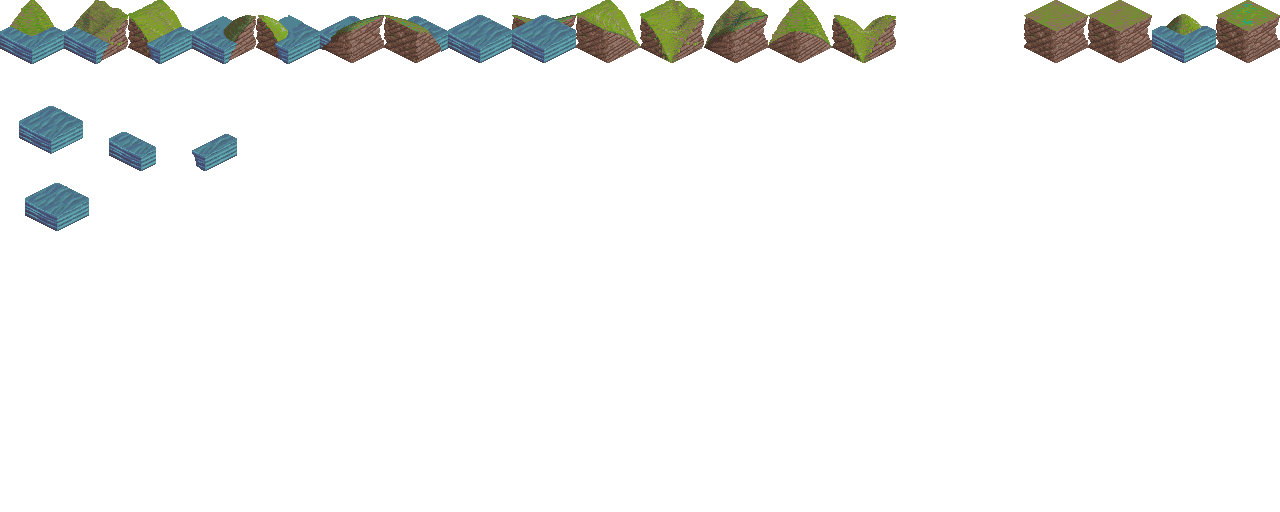
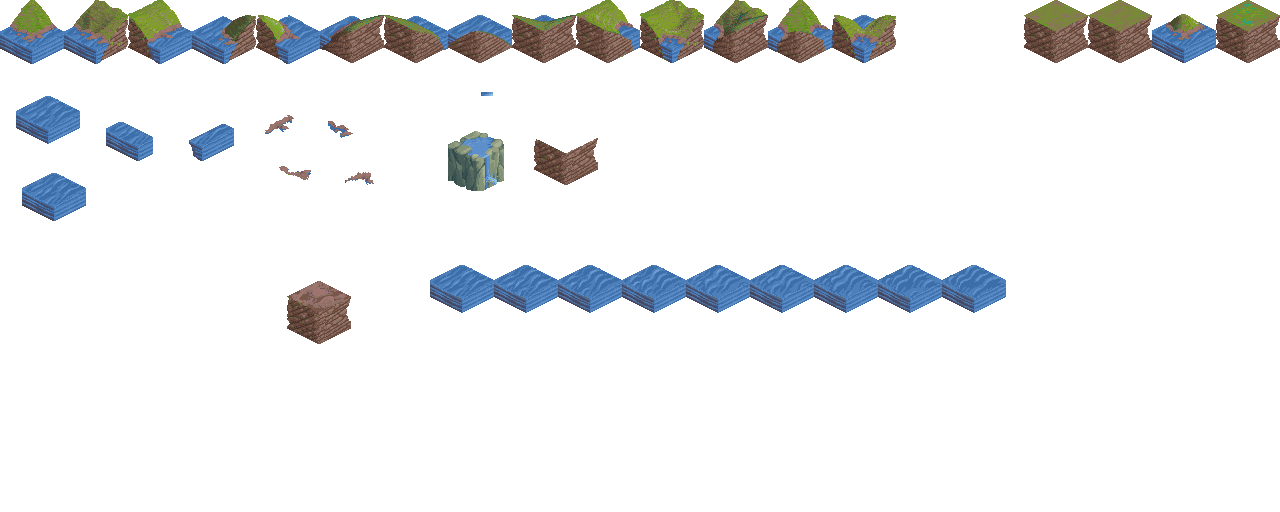
The second 1280 x 512 image is a revision of the first. Changes to its layers:
added layer "border" above "water" over [10, 19, 1205, 185]
renamed "Layer 13" to "water", painted on it over [0, 15, 1216, 313]
renamed "Layer 0" to "grass", painted on it over [0, 15, 1216, 344]
added layer "water2" over [448, 15, 879, 63]
